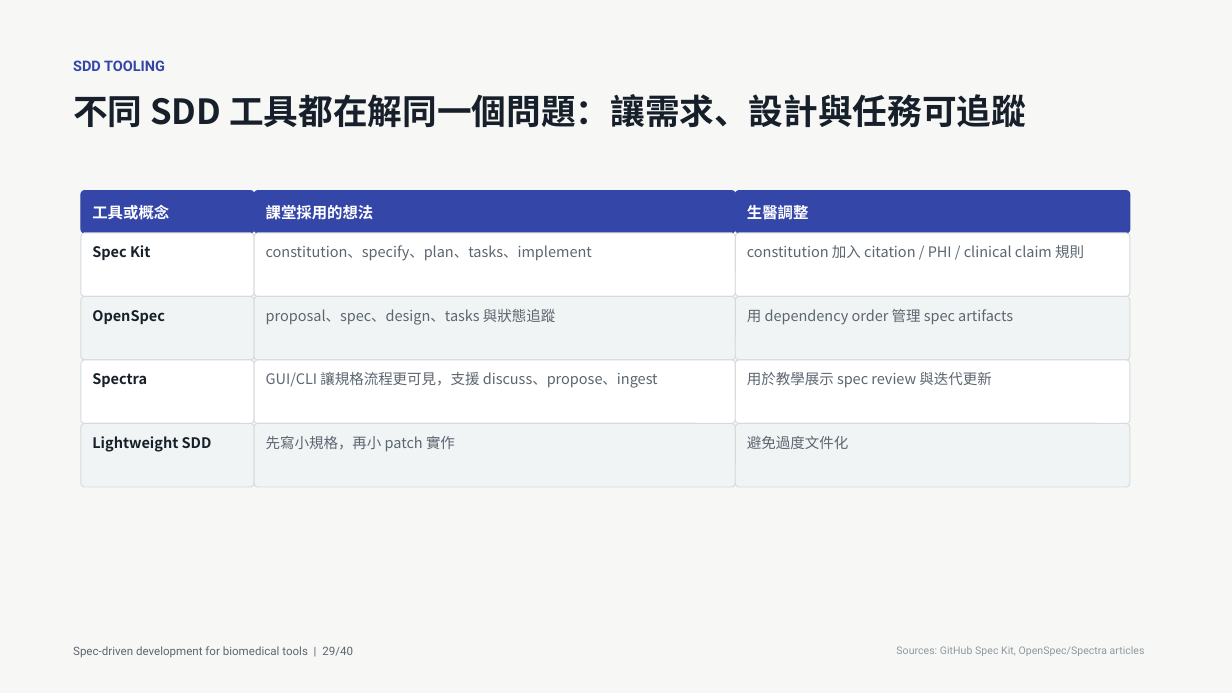
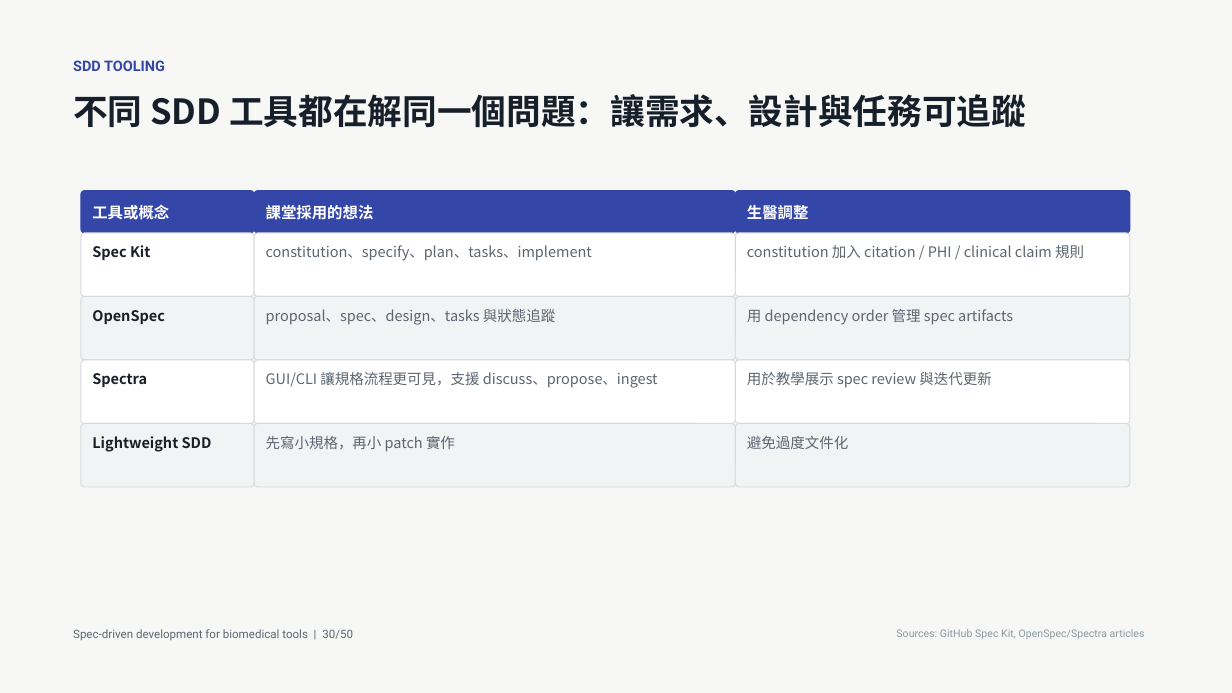
Before and after one commit to godkin1211/LLM_applications_on_BioMedicalData, a slide deck: slide 30 of slides/lesson-08-spec-driven-development-biomedical-tools.pptx (slide 29 before the commit). Drawn at 1232x693 pixels with LibreOffice and Linux fonts; fonts in the diff are those of the drawing. Boxes give left, top, right and bottom in pixels: in the first picture for what was removed or moved away, otherwise in the second. Text is boxed around its words. In the diff, an @@ line names an element or a change of style, - is before the commit and + after.

Commit message:
Expand Spectra demo in Lesson 08

```diff
--- a/slides/lesson-08-spec-driven-development-biomedical-tools.pptx
+++ b/slides/lesson-08-spec-driven-development-biomedical-tools.pptx
@@ text at bbox=[73, 629, 353, 641]: text changed @@
-Spec-driven development for biomedical tools | 29/40
+Spec-driven development for biomedical tools | 30/50
@@ text "Sources: GitHub Spec Kit, OpenSpec/Spectra ...": place and size @@
-text "Sources: GitHub Spec Kit, OpenSpec/Spectra ..." at bbox=[896, 646, 1145, 656]
+text "Sources: GitHub Spec Kit, OpenSpec/Spectra ..." at bbox=[896, 629, 1145, 639]
```
Also in this commit, not shown: 37 other slides changed, 12 slides added, 2 slides removed, 2 other files.
